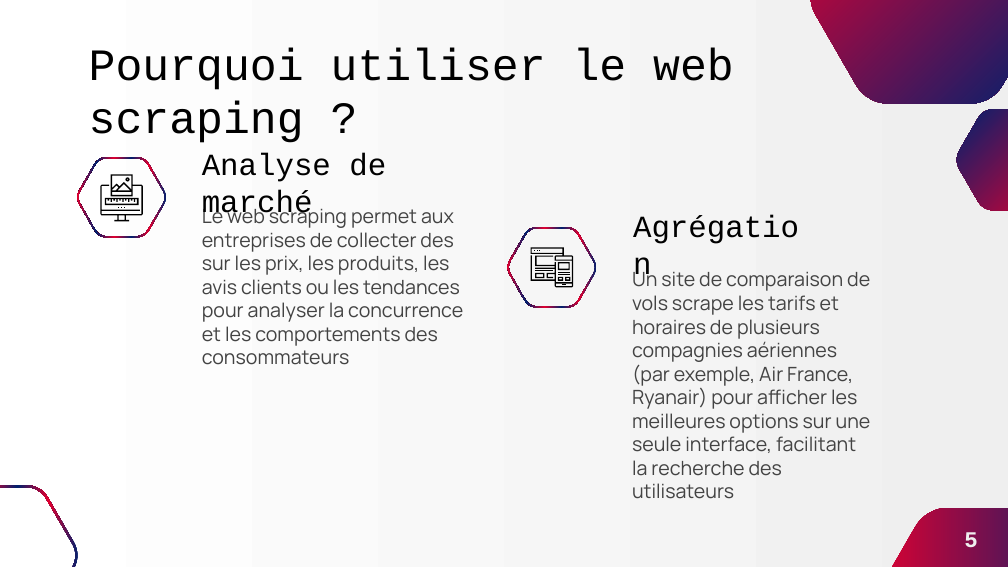
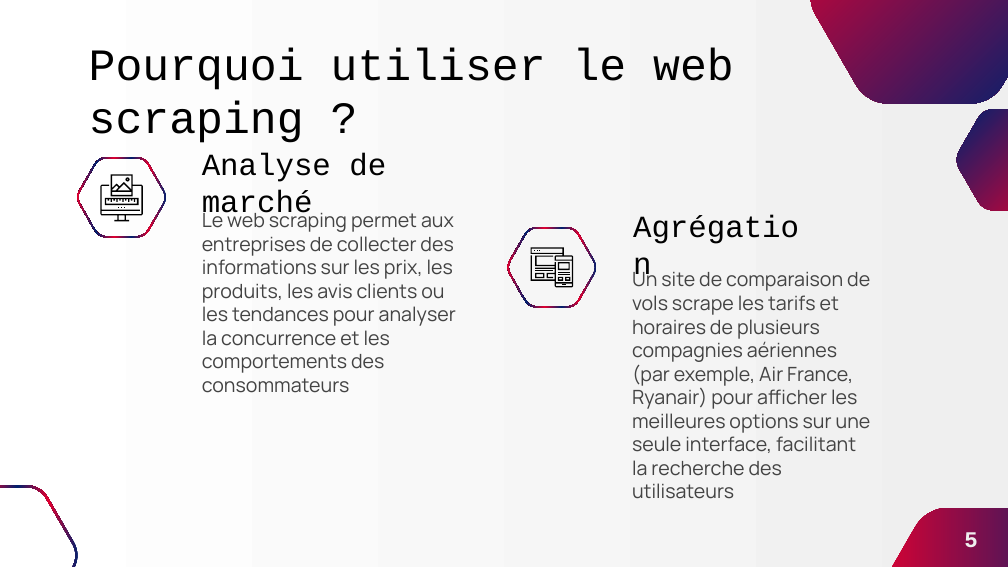
Before and after one commit to SelAchraf/Master, a slide deck: slide 5 of Semestre 2/Bibliographical research/Web_Scraping.pptx. Drawn at 1008x567 pixels with LibreOffice and Linux fonts; fonts in the diff are those of the drawing. Boxes give left, top, right and bottom in pixels: in the first picture for what was removed or moved away, otherwise in the second. Text is boxed around its words. In the diff, an @@ line names an element or a change of style, - is before the commit and + after.

```diff
--- a/Semestre 2/Bibliographical research/Web_Scraping.pptx
+++ b/Semestre 2/Bibliographical research/Web_Scraping.pptx
@@ subtitle at [202,209,456,393]: text changed @@
-Le web scraping permet aux entreprises de collecter des sur les prix, les produits, les avis clients ou les tendances pour analyser la concurrence et les comportements des consommateurs
+Le web scraping permet aux entreprises de collecter des informations sur les prix, les produits, les avis clients ou les tendances pour analyser la concurrence et les comportements des consommateurs
```
Also in this commit, not shown: 9 other files.
